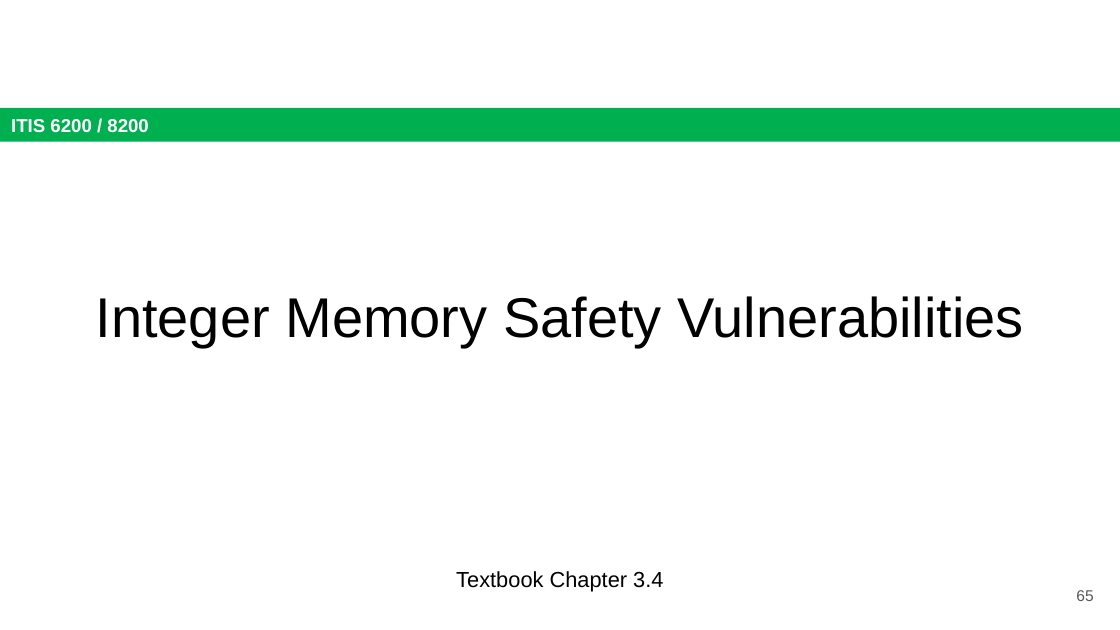
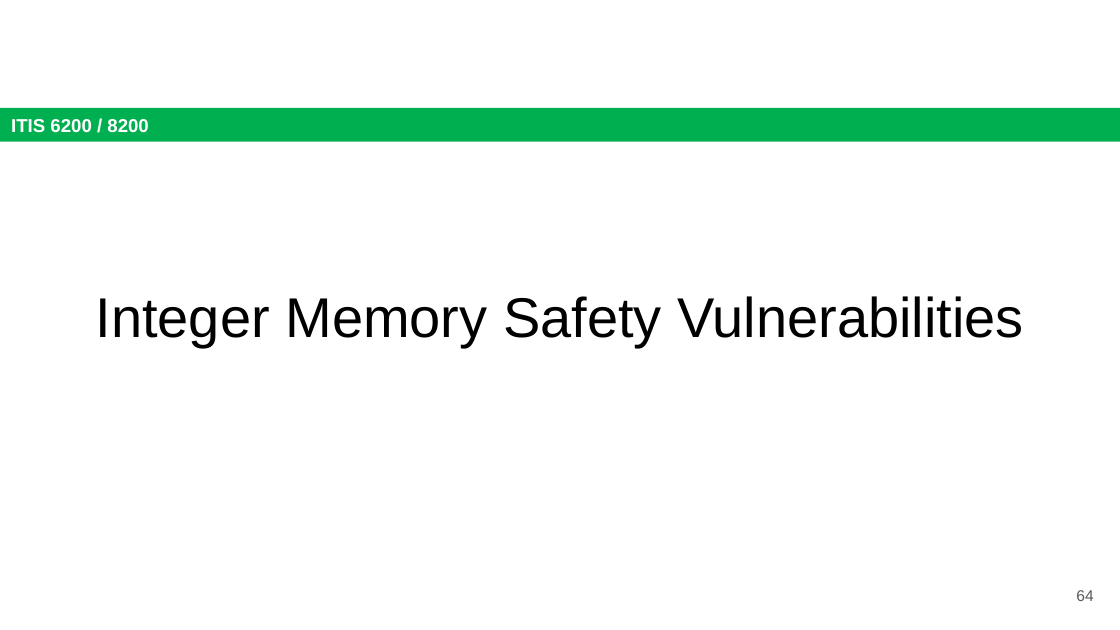
Before and after one commit to jx5c/github.io, a slide deck: slide 64 of teaching/ITIS6200/2023fa/lectures/lec20.Memory Safety Vulnerabilities.pptx (slide 65 before the commit). Drawn at 1120x630 pixels with LibreOffice and Linux fonts; fonts in the diff are those of the drawing. Boxes give left, top, right and bottom in pixels: in the first picture for what was removed or moved away, otherwise in the second. Text is boxed around its words. In the diff, an @@ line names an element or a change of style, - is before the commit and + after.

```diff
--- a/teaching/ITIS6200/2023fa/lectures/lec20.Memory Safety Vulnerabilities.pptx
+++ b/teaching/ITIS6200/2023fa/lectures/lec20.Memory Safety Vulnerabilities.pptx
@@ text removed at (456, 571, 663, 592) @@
-Textbook Chapter 3.4
@@ page number at (1076, 590, 1093, 601): text changed @@
-65
+64
```
Also in this commit, not shown: 14 other slides changed, 1 slide removed, 4 other files.
